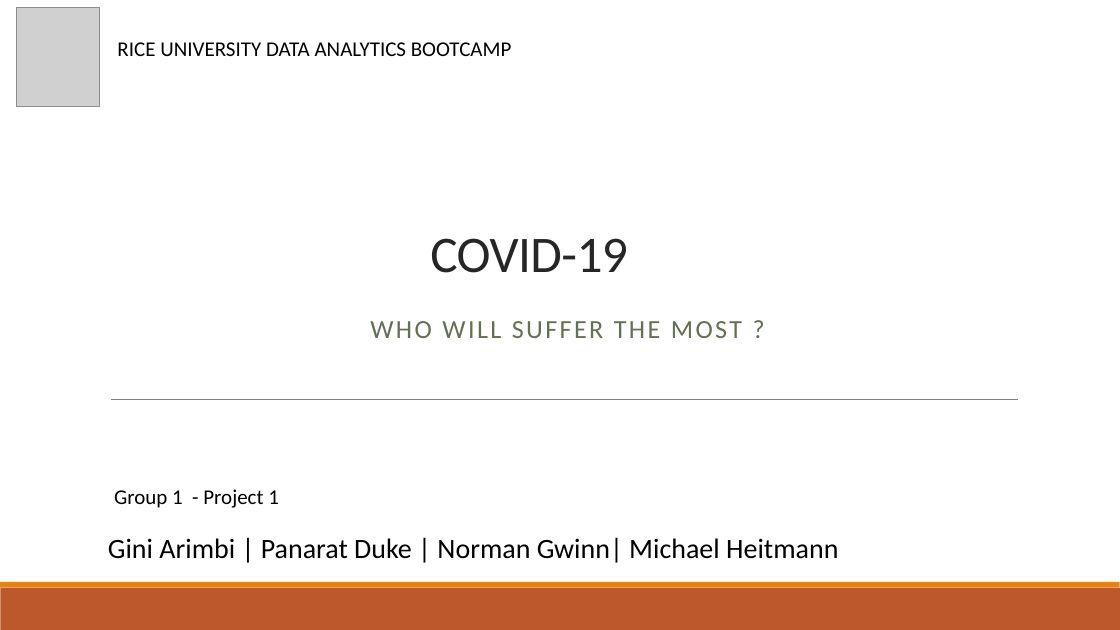
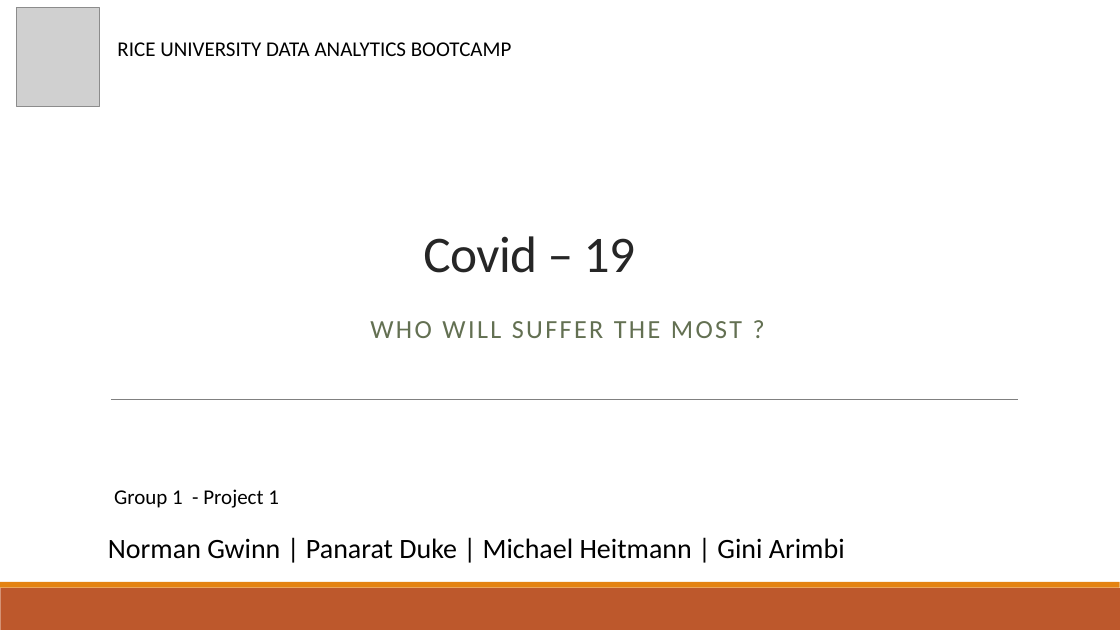
Before and after one commit to NormanGwinn/Project1_Group1, a slide deck: slide 1 of COVID-19-gini.pptx. Drawn at 1120x630 pixels with LibreOffice and Linux fonts; fonts in the diff are those of the drawing; grey boxes stand for pictures. Boxes give left, top, right and bottom in pixels: in the first picture for what was removed or moved away, otherwise in the second. Text is boxed around its words. In the diff, an @@ line names an element or a change of style, - is before the commit and + after.

```diff
--- a/COVID-19-gini.pptx
+++ b/COVID-19-gini.pptx
@@ title at (423,236,635,273): text changed @@
-COVID-19
+Covid – 19
@@ text at (108,538,845,559): text changed @@
-Gini Arimbi | Panarat Duke | Norman Gwinn| Michael Heitmann
+Norman Gwinn | Panarat Duke | Michael Heitmann | Gini Arimbi
```
Also in this commit, not shown: 7 other slides changed.
